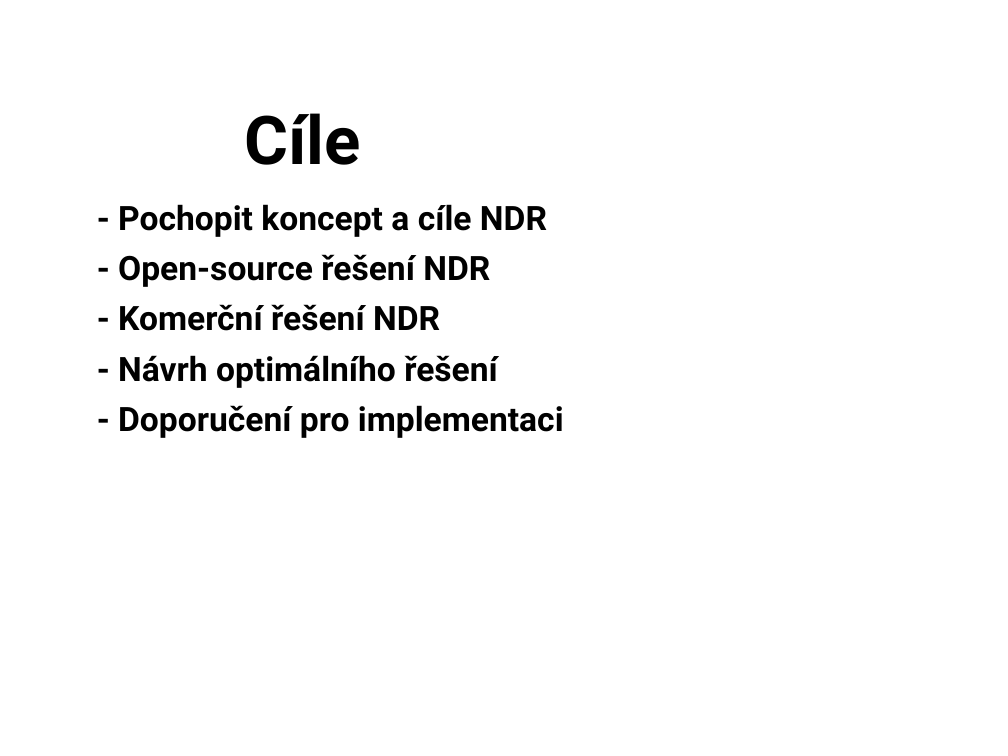
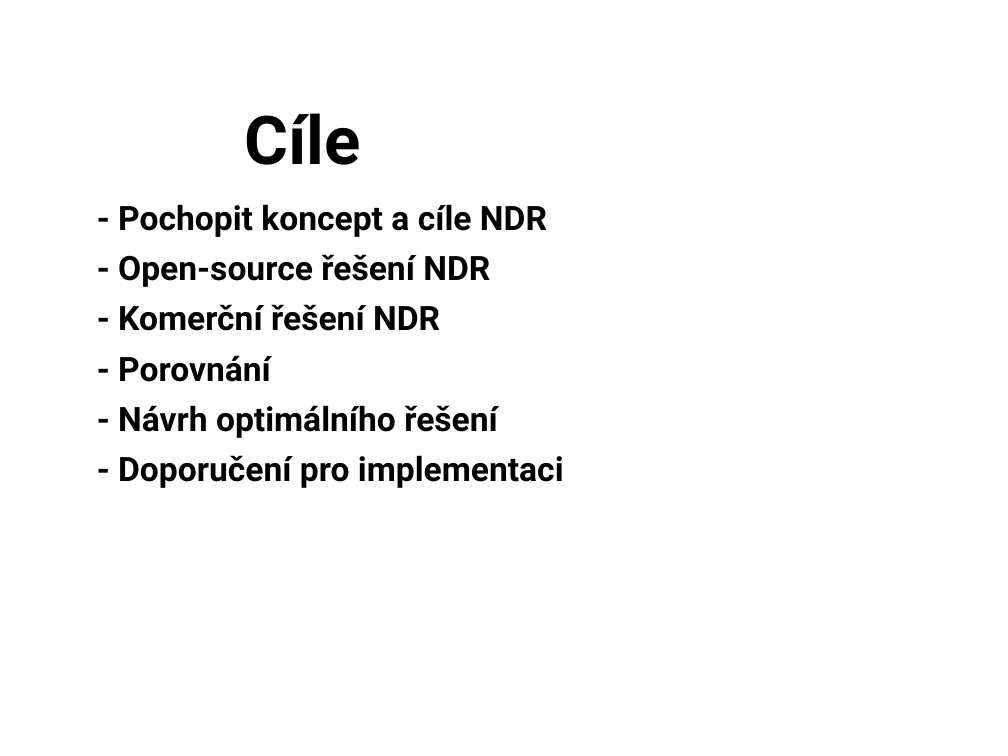
Before and after one commit to zimice/pr5_ndr, a slide deck: slide 3 of kochanek_ndr_prezentace.pptx. Drawn at 1008x756 pixels with LibreOffice and Linux fonts; fonts in the diff are those of the drawing; background and template pictures are left out. Boxes give left, top, right and bottom in pixels: in the first picture for what was removed or moved away, otherwise in the second. Text is boxed around its words. In the diff, an @@ line names an element or a change of style, - is before the commit and + after.

```diff
--- a/kochanek_ndr_prezentace.pptx
+++ b/kochanek_ndr_prezentace.pptx
@@ subtitle at bbox=[118, 355, 271, 382]: paragraph added @@
+- Porovnání
```
Also in this commit, not shown: 3 other slides changed, 1 other file.
